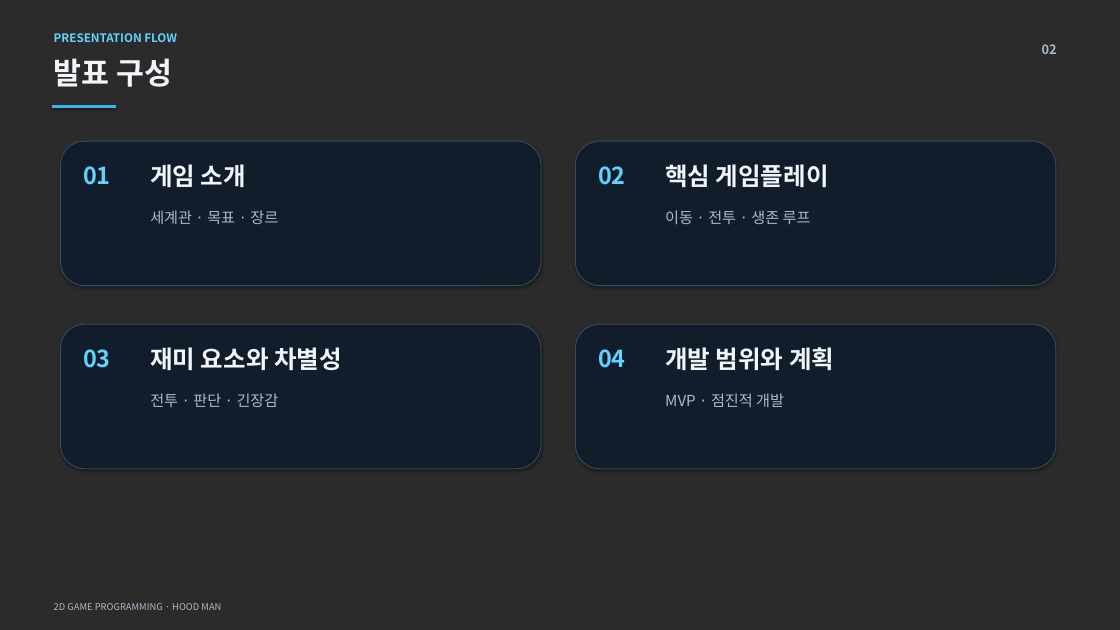
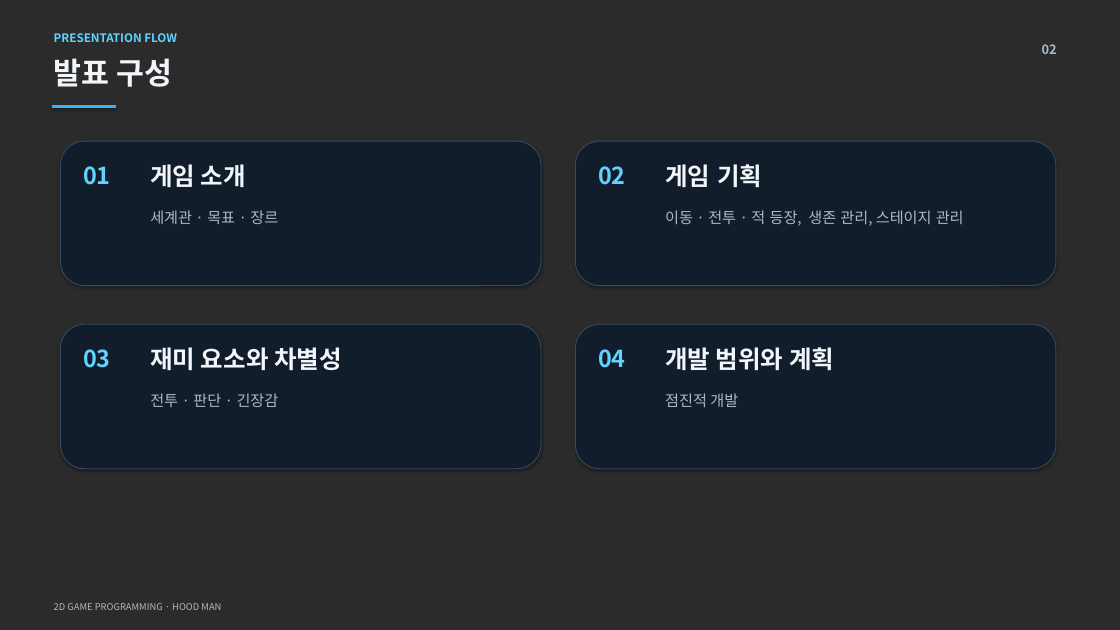
Before and after one commit to 2023180001-Kang/2DPRC, a slide deck: slide 2 of 2023180001_강동수_2D게임프로그래밍_1차발표.pptx. Drawn at 1120x630 pixels with LibreOffice and Linux fonts; fonts in the diff are those of the drawing; background and template pictures are left out; a plain dark background stands for a picture behind light text. Boxes give left, top, right and bottom in pixels: in the first picture for what was removed or moved away, otherwise in the second. Text is boxed around its words. In the diff, an @@ line names an element or a change of style, - is before the commit and + after.

Commit message:
Add files via upload
발표 PPT 기획서 PPT를 수정함

```diff
--- a/2023180001_강동수_2D게임프로그래밍_1차발표.pptx
+++ b/2023180001_강동수_2D게임프로그래밍_1차발표.pptx
@@ text at box(665, 164, 762, 187): text changed @@
-핵심 게임플레이
+게임 기획
@@ text at box(665, 210, 964, 226): text changed @@
-이동 · 전투 · 생존 루프
+이동 · 전투 · 적 등장, 생존 관리, 스테이지 관리
@@ text at box(665, 393, 738, 407): text changed @@
-MVP · 점진적 개발
+점진적 개발
```
Also in this commit, not shown: 4 other slides changed, 2 slides removed, 1 other file.
